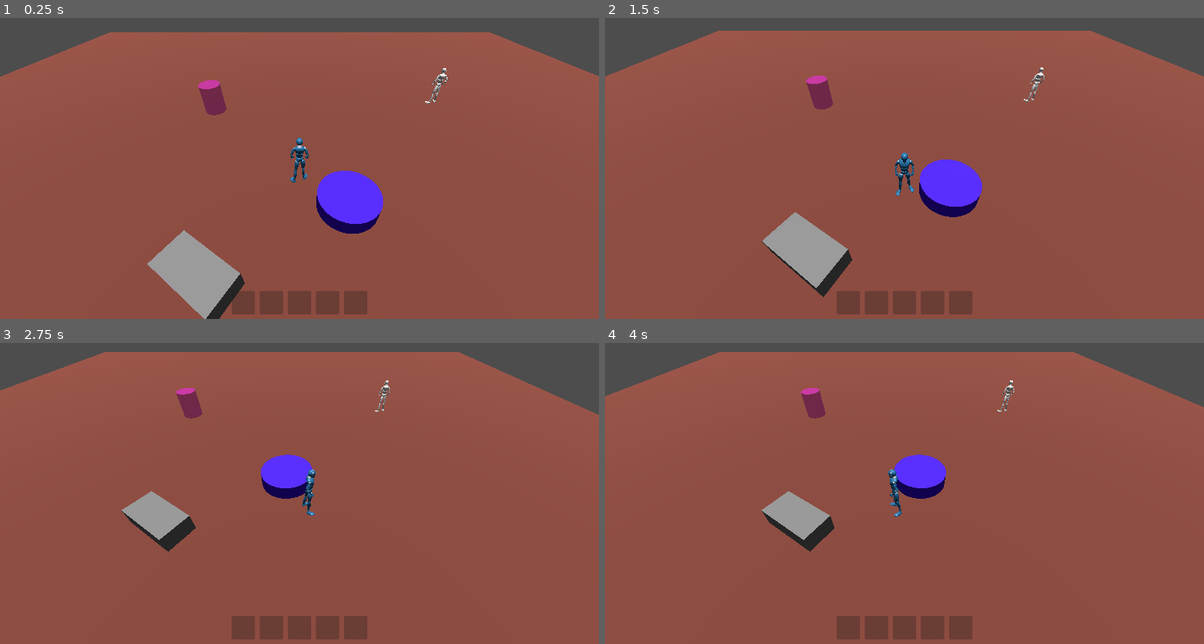
Above: before the commit, frames 1-4 (two rows, left to right).
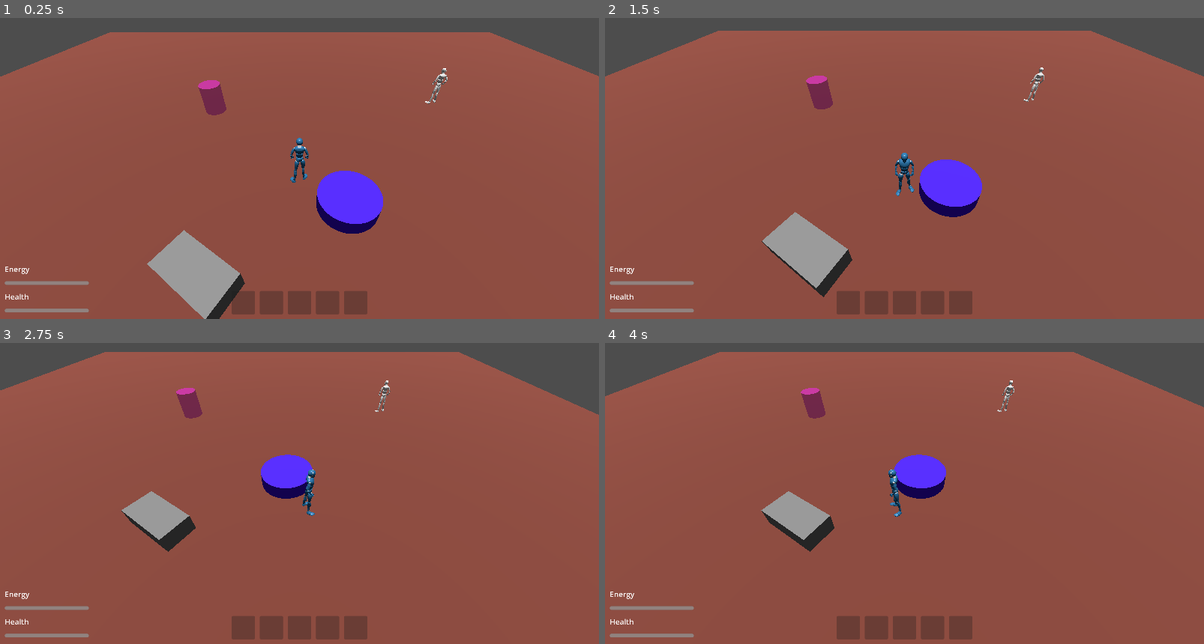
Above: after the commit, the same moments.

Repository: CapsCollective/sunflower
Game: Godot game, scene res://assets/common/scenes/game_world.tscn
Two runs of this game, one before a commit and one after it. Both use one fixed random seed, a clock stepped at 60 frames per second and the inputs below.
Inputs (mouse positions are in pixels of both pictures, inside the frame that each line leads up to):
- Up to frame 1 (0.25 s): no input
- Up to frame 2 (1.5 s): move the mouse to (1036, 135) at 0.52 s; press the mouse at (1036, 135) at 0.53 s; hold D (move_right) 0.53-1.28 s; tap Enter at 1.25 s; move the mouse to (784, 168) at 1.27 s; release the mouse at (784, 168) at 1.28 s; hold S (move_back) from 1.28 s (still down); click (784, 168) at 1.35 s
- Up to frame 3 (2.75 s): move the mouse to (359, 403) at 2.02 s; release S (move_back) at 2.03 s; press the mouse at (359, 403) at 2.03 s; hold D (move_right) from 2.03 s (still down)
- Up to frame 4 (4 s): move the mouse to (874, 541) at 2.77 s; release D (move_right) at 2.78 s; release the mouse at (874, 541) at 2.78 s; hold W (move_forward) 2.78-3.53 s; click (874, 541) at 2.85 s; tap Space at 3.5 s; move the mouse to (1084, 526) at 3.52 s; press the mouse at (1084, 526) at 3.53 s; hold A (move_left) from 3.53 s (still down)

The runs differ from the first frame. In frame 1, 0.5% of the frame differs, in the area x 0-15%, y 82-98%; in frame 2, 0.5%; in frame 3, 0.5%; in frame 4, 0.5%.

Commit message:
Player health and energy meters

Diff:
--- a/assets/character/scripts/character_action_harvest_crop.gd
+++ b/assets/character/scripts/character_action_harvest_crop.gd
@@ -27,3 +27,4 @@
 		GameManager.change_item_count(crop_details.crop_id, 1)
 	crops.erase(cell)
 	crop_to_harvest.queue_free()
+	GameManager.change_energy(-10)
--- a/assets/character/scripts/character_action_plant_crop.gd
+++ b/assets/character/scripts/character_action_plant_crop.gd
@@ -22,6 +22,7 @@
 		nav_to_action.abort()
 
 func plant_crop():
+	GameManager.change_energy(-10)
 	GameManager.plant_crop(plant_seed, plant_cell)
 	if character is PlayerCharacter:
 		GameManager.change_item_count(plant_seed, -1)
--- a/assets/character/scripts/character_action_water_soil.gd
+++ b/assets/character/scripts/character_action_water_soil.gd
@@ -43,4 +43,5 @@
 func water_soil():
 	var character_cell = GameManager.current_zone.grid.get_cell_by_position(character.global_position)
 	if Vector2(water_cell).distance_to(character_cell) <= 3:
+		GameManager.change_energy(-2)
 		GameManager.update_grid_property_for_current_zone(water_cell, 'hydration', 0.1, 5)
--- a/assets/common/scripts/game_manager.gd
+++ b/assets/common/scripts/game_manager.gd
@@ -10,7 +10,8 @@
 signal scanner_prop_updated(prop: String)
 signal crop_hovered(cell: Vector2i)
 signal crop_unhovered
-
+signal health_changed
+signal energy_changed
 
 const items_dt: Datatable = preload("res://assets/content/items_dt.tres")
 const crops_dt: Datatable = preload("res://assets/content/crops_dt.tres")
@@ -121,6 +122,7 @@
 
 func increment_day():
 	Savegame.player.day += 1
+	change_energy(30)
 	for zone_id in Savegame.zones.crops:
 		for crop_cell in Savegame.zones.crops[zone_id]:
 			var crop_entry = get_crops_in_zone(zone_id)[crop_cell]
@@ -232,3 +234,28 @@
 		Savegame.player.inventory[item_id] = value
 	inventory_updated.emit(item_id, value)
 #endregion
+
+#region Player
+func change_health(change: int):
+	Savegame.player.health += change
+	health_changed.emit()
+
+func change_energy(change: int):
+	Savegame.player.energy += change
+	if Savegame.player.energy > 100:
+		Savegame.player.energy = 100
+	if Savegame.player.energy < 0:
+		Savegame.player.health += Savegame.player.energy
+		Savegame.player.energy = 0
+		health_changed.emit()
+	energy_changed.emit()
+
+func set_health(value: int):
+	Savegame.player.health = value
+	health_changed.emit()
+
+func set_energy(value: int):
+	Savegame.player.energy = value
+	energy_changed.emit()
+
+#endregion
--- a/assets/items/scenes/player_hud.tscn
+++ b/assets/items/scenes/player_hud.tscn
@@ -1,8 +1,9 @@
-[gd_scene load_steps=4 format=3 uid="uid://b1eddmp0qt12t"]
+[gd_scene load_steps=5 format=3 uid="uid://b1eddmp0qt12t"]
 
 [ext_resource type="PackedScene" uid="uid://mv31dkpkfdb" path="res://assets/items/scenes/hotbar.tscn" id="1_bghna"]
 [ext_resource type="PackedScene" path="res://assets/items/scenes/scanner_controls.tscn" id="2_c2pri"]
 [ext_resource type="PackedScene" uid="uid://dsodb8bhdolfr" path="res://assets/items/scenes/crop_details.tscn" id="3_60gx5"]
+[ext_resource type="PackedScene" uid="uid://2s8vqgu0tbln" path="res://assets/items/scenes/player_meters.tscn" id="4_akrye"]
 
 [node name="Control" type="Control"]
 layout_mode = 3
@@ -21,7 +22,17 @@
 
 [node name="CropDetais" parent="." instance=ExtResource("3_60gx5")]
 layout_mode = 1
-anchors_preset = -1
+anchors_preset = 1
 offset_left = -180.0
 offset_top = 20.0
 offset_right = -20.0
+
+[node name="PlayerMeters" parent="." instance=ExtResource("4_akrye")]
+layout_mode = 1
+anchors_preset = 2
+anchor_top = 1.0
+anchor_bottom = 1.0
+offset_top = -128.0
+offset_right = 200.0
+offset_bottom = 0.0
+grow_vertical = 0
--- /dev/null
+++ b/assets/items/scenes/player_meters.tscn
@@ -0,0 +1,40 @@
+[gd_scene load_steps=3 format=3 uid="uid://2s8vqgu0tbln"]
+
+[ext_resource type="Script" path="res://assets/items/scripts/player_meters.gd" id="1_fiya5"]
+
+[sub_resource type="MeshTexture" id="MeshTexture_pmui6"]
+
+[node name="PlayerMeters" type="MarginContainer"]
+offset_right = 153.0
+offset_bottom = 135.0
+theme_override_constants/margin_left = 10
+theme_override_constants/margin_top = 10
+theme_override_constants/margin_right = 10
+theme_override_constants/margin_bottom = 10
+script = ExtResource("1_fiya5")
+
+[node name="VBoxContainer" type="VBoxContainer" parent="."]
+layout_mode = 2
+theme_override_constants/separation = 10
+
+[node name="EnergyLabel" type="Label" parent="VBoxContainer"]
+layout_mode = 2
+text = "Energy"
+
+[node name="EnergySlider" type="HSlider" parent="VBoxContainer"]
+unique_name_in_owner = true
+layout_mode = 2
+theme_override_icons/grabber_disabled = SubResource("MeshTexture_pmui6")
+value = 100.0
+editable = false
+
+[node name="HealthLabel" type="Label" parent="VBoxContainer"]
+layout_mode = 2
+text = "Health"
+
+[node name="HealthSlider" type="HSlider" parent="VBoxContainer"]
+unique_name_in_owner = true
+layout_mode = 2
+theme_override_icons/grabber_disabled = SubResource("MeshTexture_pmui6")
+value = 100.0
+editable = false
--- a/assets/items/scripts/crop_details.gd
+++ b/assets/items/scripts/crop_details.gd
@@ -1,6 +1,4 @@
 extends PanelContainer
-
-var prop_checkboxes: Dictionary = {}
 
 @onready var crop_label: Label = %CropLabel
 @onready var growth_label: Label = %GrowthLabel
--- /dev/null
+++ b/assets/items/scripts/player_meters.gd
@@ -0,0 +1,17 @@
+extends Container
+
+@onready var health_slider: Slider = %HealthSlider
+@onready var energy_slider: Slider = %EnergySlider
+
+
+func _ready():
+	GameManager.health_changed.connect(on_health_changed)
+	GameManager.energy_changed.connect(on_energy_changed)
+	on_health_changed()
+	on_energy_changed()
+
+func on_health_changed():
+	health_slider.value = Savegame.player.health
+
+func on_energy_changed():
+	energy_slider.value = Savegame.player.energy
--- a/assets/persistence/player_data.gd
+++ b/assets/persistence/player_data.gd
@@ -4,10 +4,14 @@
 const PD_SECTION_PLAYER_DAY = "day"
 const PD_SECTION_PLAYER_INVENTORY = "inventory"
 const PD_SECTION_PLAYER_HOTBAR = "hotbar"
+const PD_SECTION_PLAYER_HEALTH = "health"
+const PD_SECTION_PLAYER_ENERGY = "energy"
 
 var day: int
 var inventory: Dictionary # <ItemId, ItemInfo>
 var hotbar: Array # Array[ItemId]
+var health: int
+var energy: int
 
 func get_tag() -> String:
 	return PD_SECTION_PLAYER
@@ -17,10 +21,14 @@
 		PD_SECTION_PLAYER_DAY: day,
 		PD_SECTION_PLAYER_INVENTORY: inventory,
 		PD_SECTION_PLAYER_HOTBAR: hotbar,
+		PD_SECTION_PLAYER_HEALTH: health,
+		PD_SECTION_PLAYER_ENERGY: energy
 	}
 
 func deserialise(data: Dictionary) -> DeserialisationResult:
 	day = data.get(PD_SECTION_PLAYER_DAY, 0)
 	inventory = data.get(PD_SECTION_PLAYER_INVENTORY, {})
 	hotbar = data.get(PD_SECTION_PLAYER_HOTBAR, [])
+	health = data.get(PD_SECTION_PLAYER_HEALTH, 100)
+	energy = data.get(PD_SECTION_PLAYER_ENERGY, 100)
 	return DeserialisationResult.OK
